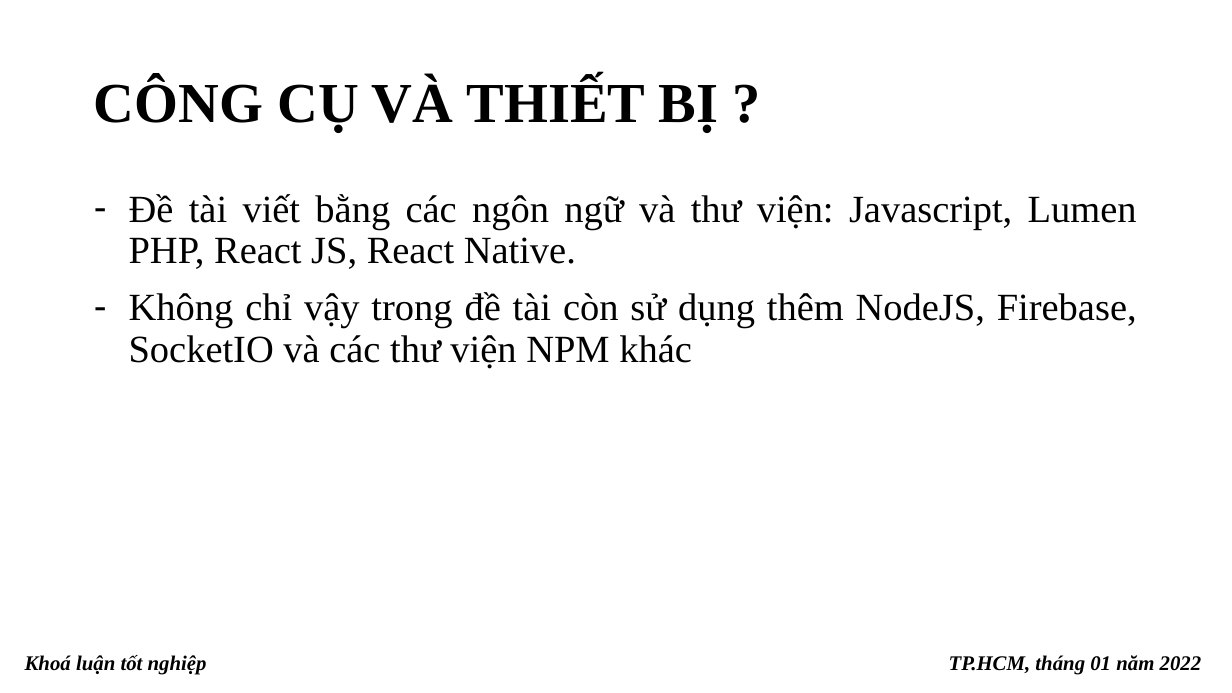
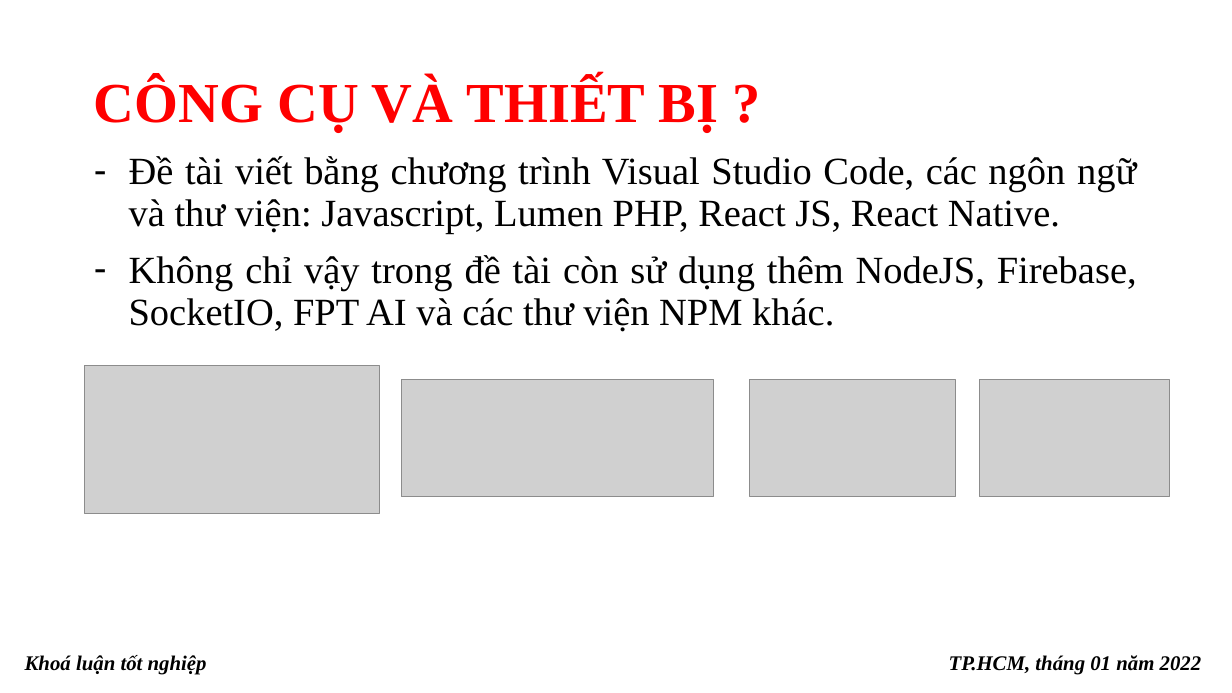
Before and after one commit to khoaluantotnghiep-09dhth-hufi/baocao, a slide deck: slide 7 of ppBaoCao_2.pptx. Drawn at 1232x693 pixels with LibreOffice and Linux fonts; fonts in the diff are those of the drawing; grey boxes stand for pictures. Boxes give left, top, right and bottom in pixels: in the first picture for what was removed or moved away, otherwise in the second. Text is boxed around its words. In the diff, an @@ line names an element or a change of style, - is before the commit and + after.

```diff
--- a/ppBaoCao_2.pptx
+++ b/ppBaoCao_2.pptx
@@ title "CÔNG CỤ VÀ THIẾT BỊ ..." at (x1=94, y1=78, x2=718, y2=133): text colour #000000 to #FF0000 @@
@@ text at (x1=129, y1=156, x2=1137, y2=332): text changed @@
-– Đề tài viết bằng các ngôn ngữ và thư viện: Javascript, Lumen PHP, React JS, React Native.
-– Không chỉ vậy trong đề tài còn sử dụng thêm NodeJS, Firebase, SocketIO và các thư viện NPM khác
+– Đề tài viết bằng chương trình Visual Studio Code, các ngôn ngữ và thư viện: Javascript, Lumen PHP, React JS, React Native.
+– Không chỉ vậy trong đề tài còn sử dụng thêm NodeJS, Firebase, SocketIO, FPT AI và các thư viện NPM khác.
@@ picture added at (x1=85, y1=366, x2=380, y2=514) @@
@@ picture added at (x1=401, y1=380, x2=714, y2=497) @@
@@ picture added at (x1=750, y1=380, x2=956, y2=497) @@
@@ picture added at (x1=980, y1=380, x2=1170, y2=497) @@
```
Also in this commit, not shown: 10 other slides changed, 2 other files.
